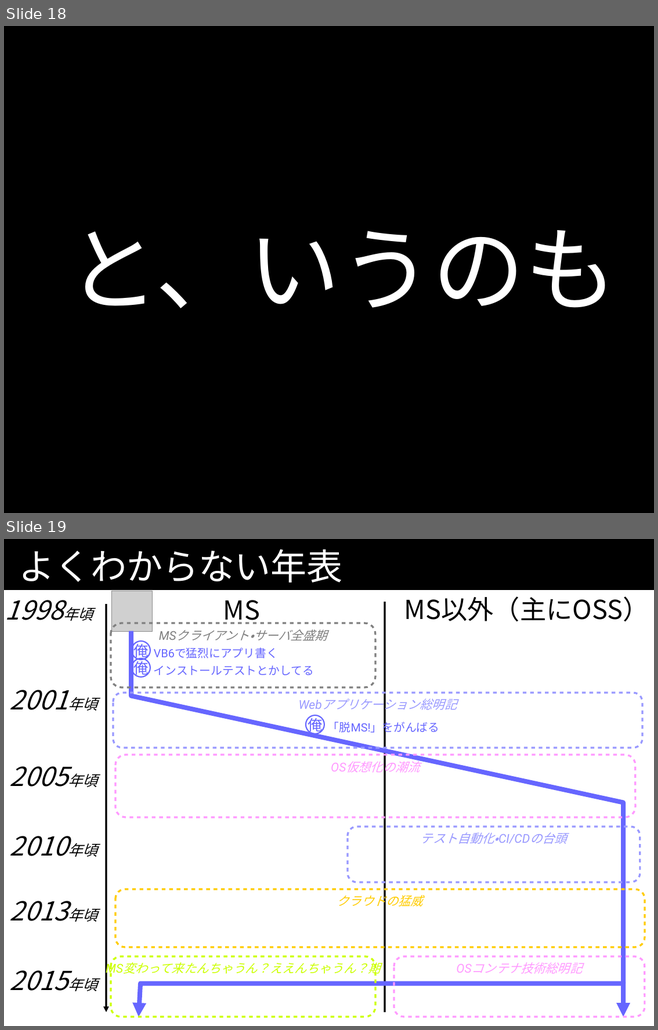
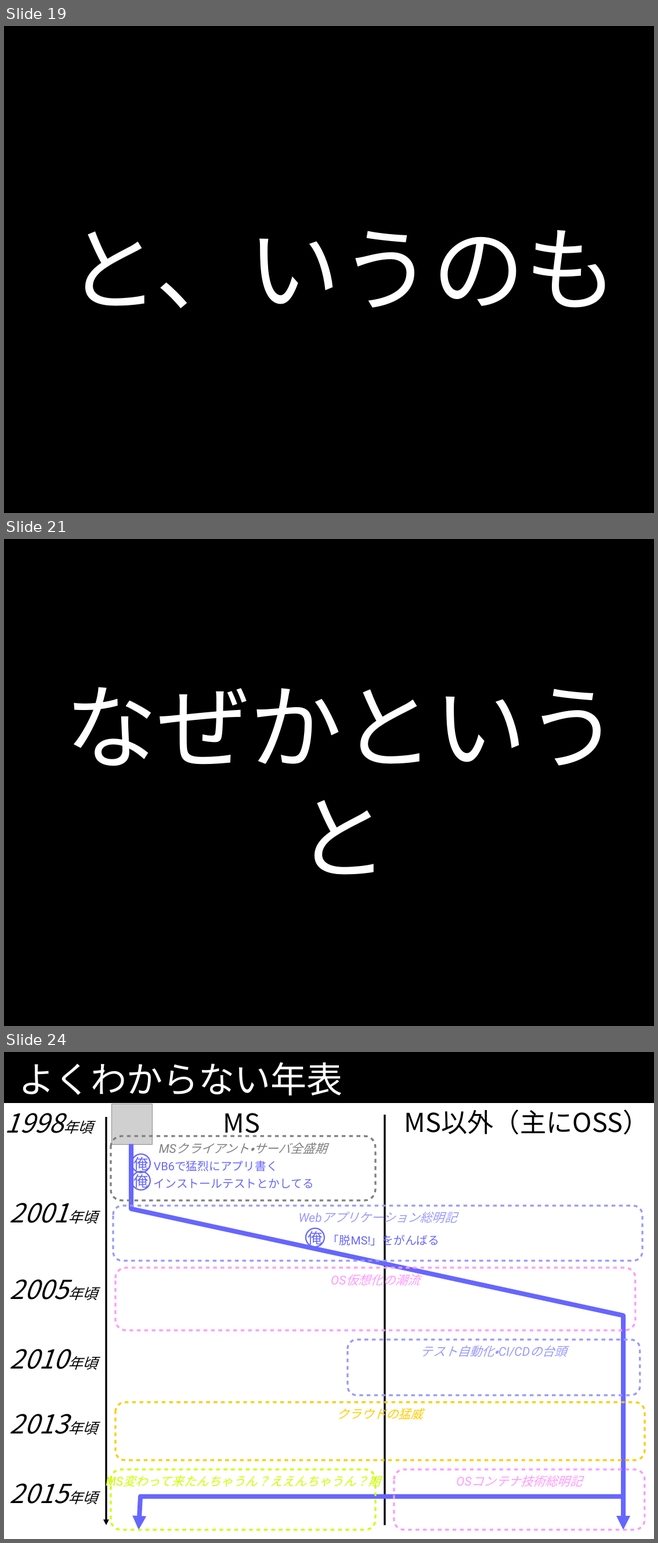
Before and after one commit to kazuhito-m/kazuhito-m.github.io, a slide deck: _drafts/comcamp2016.odp. Shown one above the other, each under a label of ours: slides 18 and 19 before the commit, slides 19, 21 and 24 after it; the slides between them are not shown. The pictures are 658x1030 and 658x1543 pixels, drawn with LibreOffice and Linux fonts; fonts in the diff are those of the drawing; grey boxes stand for pictures. Boxes give left, top, right and bottom in pixels: in the first picture for what was removed or moved away, otherwise in the second. Text is boxed around its words. In the diff, an @@ line names an element or a change of style, - is before the commit and + after.

```diff
--- a/_drafts/comcamp2016.odp
+++ b/_drafts/comcamp2016.odp
@@ slide 21 added at (4,539,654,1026), background #000000 @@
@@ text added at (65,687,619,875), 112.7 pt, text #FFFFFF @@
+なぜかというと
@@ what was slide 18 is now slide 19 @@
@@ what was slide 19 is now slide 24 @@
```
Also in this commit, not shown: 4 other slides added.
